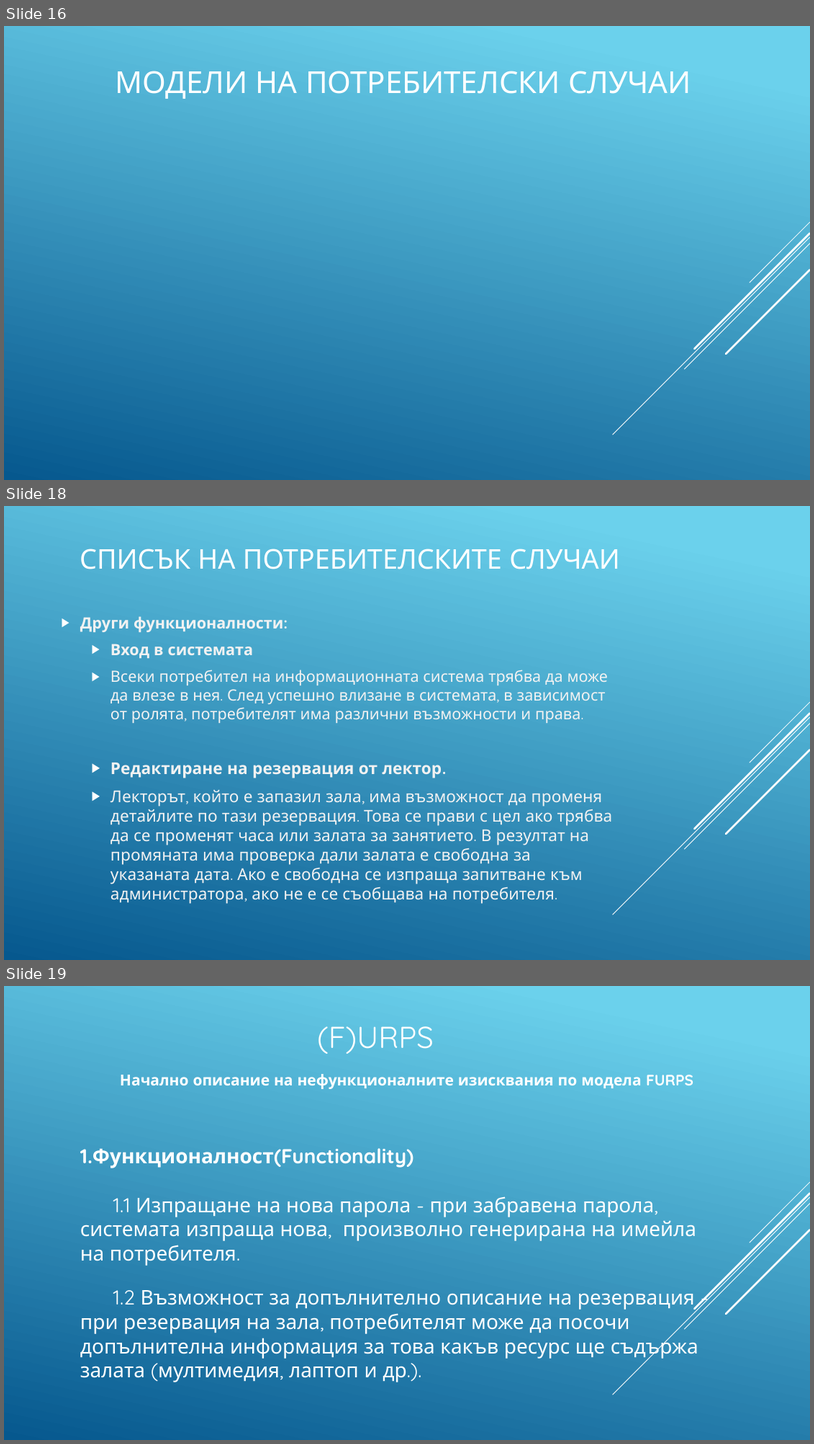
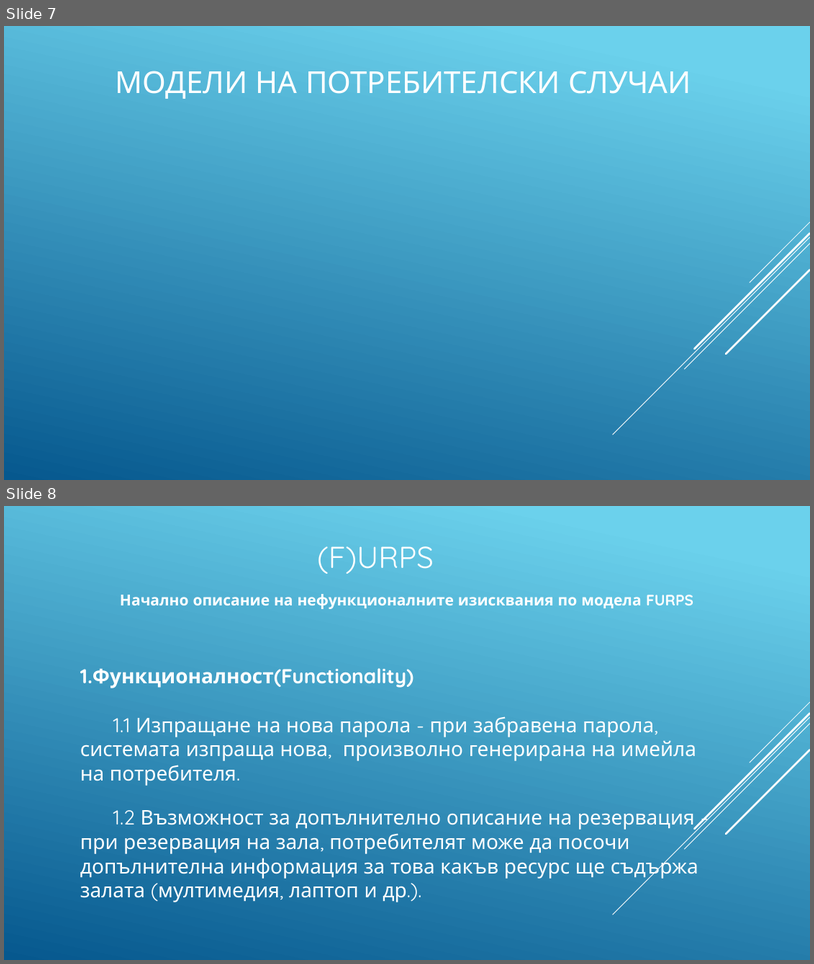
Before and after one commit to AlexanderTankov/APIS, a slide deck: APIS_2.1.pptx. Shown one above the other, each under a label of ours: slides 16, 18 and 19 before the commit, slides 7 and 8 after it; the slides between them are not shown. The pictures are 814x1444 and 814x964 pixels, drawn with LibreOffice and Linux fonts; fonts in the diff are those of the drawing; background and template pictures are left out. Boxes give left, top, right and bottom in pixels: in the first picture for what was removed or moved away, otherwise in the second. Text is boxed around its words. In the diff, an @@ line names an element or a change of style, - is before the commit and + after.

```diff
--- a/APIS_2.1.pptx
+++ b/APIS_2.1.pptx
@@ slide 18 removed at (4,506,810,960), background gradient #6ED2EB to #06588E; not listed: 5 template elements that a slide beside it also shows @@
@@ title removed at (80,548,620,569) @@
-СПИСЪК НА ПОТРЕБИТЕЛСКИТЕ СЛУЧАИ
@@ text removed at (80,616,613,903) @@
-▶ Други функционалности:
-  ▶ Вход в системата
-  ▶ Всеки потребител на информационната система трябва да може да влезе в нея. След успешно влизане в системата, в зависимост от ролята, потребителят има различни възможности и права.
-  ▶ Редактиране на резервация от лектор.
-  ▶ Лекторът, който е запазил зала, има възможност да променя детайлите по тази резервация. Това се прави с цел ако трябва да се променят часа или залата за занятието. В резултат на промяната има проверка дали залата е свободна за указаната дата. Ако е свободна се изпраща запитване към администратора, ако не е се съобщава на потребителя.
@@ what was slide 16 is now slide 7 @@
@@ what was slide 19 is now slide 8 @@
```
Also in this commit, not shown: 1 slide changed, 4 slides added, 1 other slide removed.
